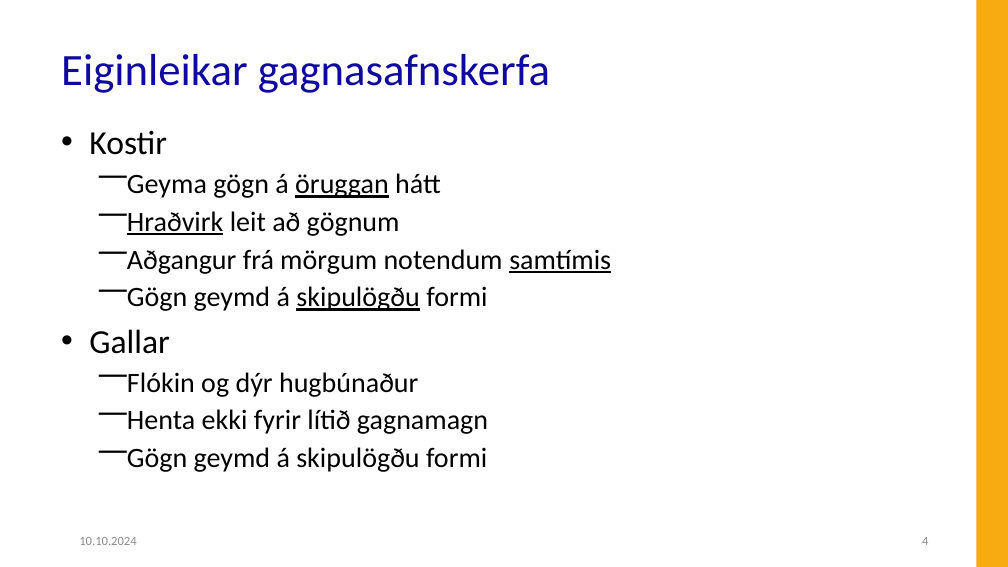
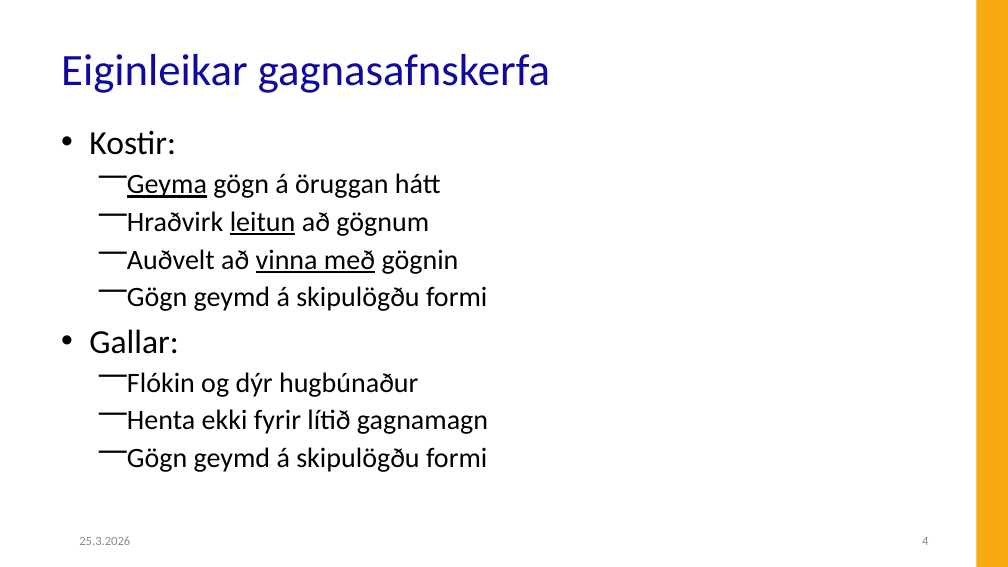
Before and after one commit to Hjalmtyr/SQL1, a slide deck: slide 4 of SQL-I.pptx. Drawn at 1008x567 pixels with LibreOffice and Linux fonts; fonts in the diff are those of the drawing; background and template pictures are left out. Boxes give left, top, right and bottom in pixels: in the first picture for what was removed or moved away, otherwise in the second. Text is boxed around its words. In the diff, an @@ line names an element or a change of style, - is before the commit and + after.

```diff
--- a/SQL-I.pptx
+++ b/SQL-I.pptx
@@ text at (x1=89, y1=130, x2=176, y2=155): text changed @@
-• Kostir
+• Kostir:
@@ text at (x1=127, y1=173, x2=487, y2=311): underline on in "Geyma"; underline off in "öruggan", "skipulögðu" @@
@@ text at (x1=127, y1=211, x2=459, y2=274): text changed @@
-  ⎻ Hraðvirk leit að gögnum
-  ⎻ Aðgangur frá mörgum notendum samtímis
+  ⎻ Hraðvirk leitun að gögnum
+  ⎻ Auðvelt að vinna með gögnin
@@ text at (x1=89, y1=329, x2=178, y2=354): text changed @@
-• Gallar
+• Gallar:
@@ text at (x1=79, y1=536, x2=130, y2=545): text changed @@
-10.10.2024
+25.3.2026
```
Also in this commit, not shown: 80 other slides changed, 4 slides added, 2 slides removed, 21 other files.
